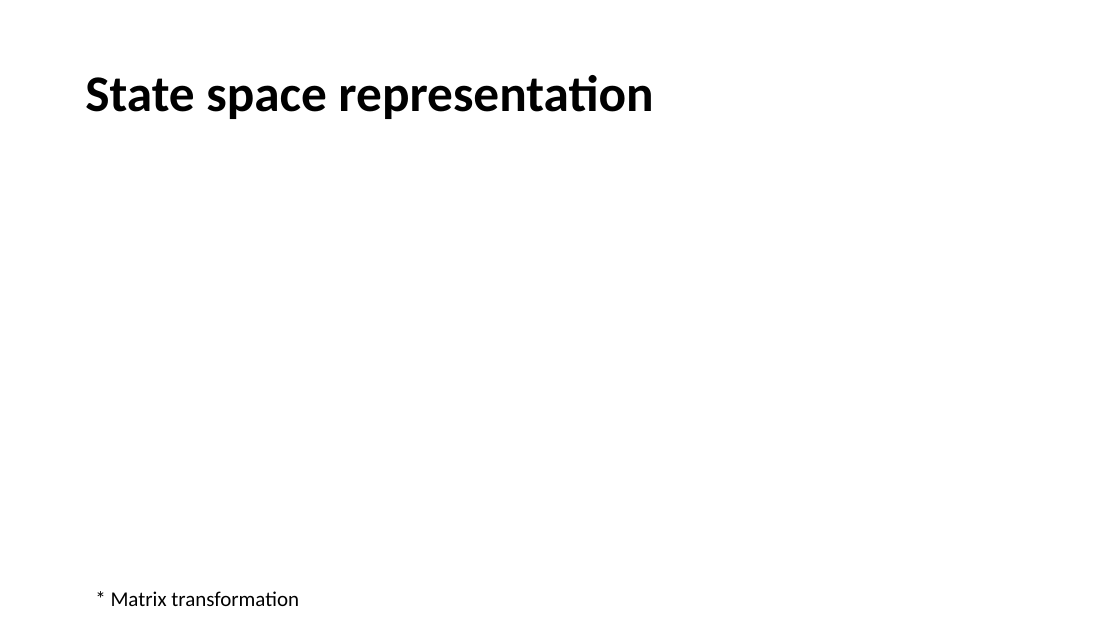
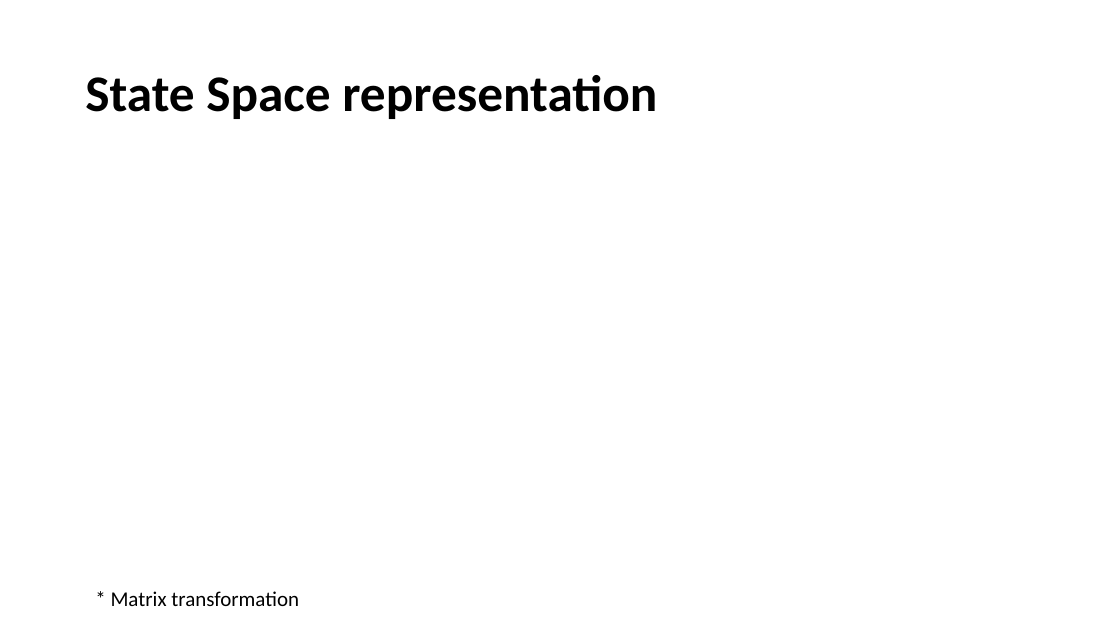
Before and after one commit to bamason2/ttc066-module, a slide deck: slide 10 of docs/lectures/Linearity and State Space.pptx. Drawn at 1120x630 pixels with LibreOffice and Linux fonts; fonts in the diff are those of the drawing; grey boxes stand for pictures; background and template pictures are left out. Boxes give left, top, right and bottom in pixels: in the first picture for what was removed or moved away, otherwise in the second. Text is boxed around its words. In the diff, an @@ line names an element or a change of style, - is before the commit and + after.

Commit message:
Section 4 and figure updates. State space simulation tutorial reconfiguration.
Updated

```diff
--- a/docs/lectures/Linearity and State Space.pptx
+++ b/docs/lectures/Linearity and State Space.pptx
@@ title at [85,75,657,119]: text changed @@
-State space representation
+State Space representation
```
Also in this commit, not shown: 3 other slides changed, 10 other files.
